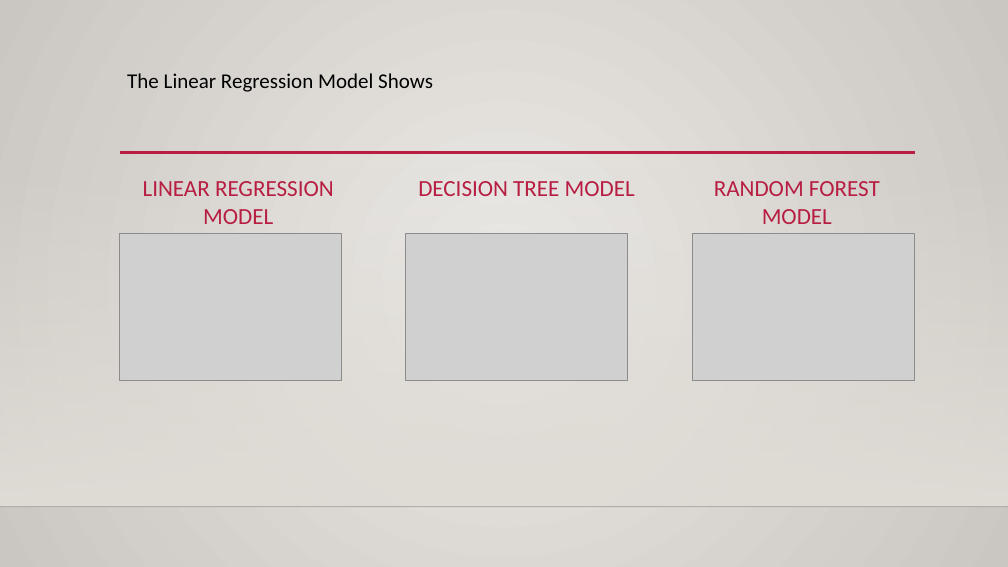
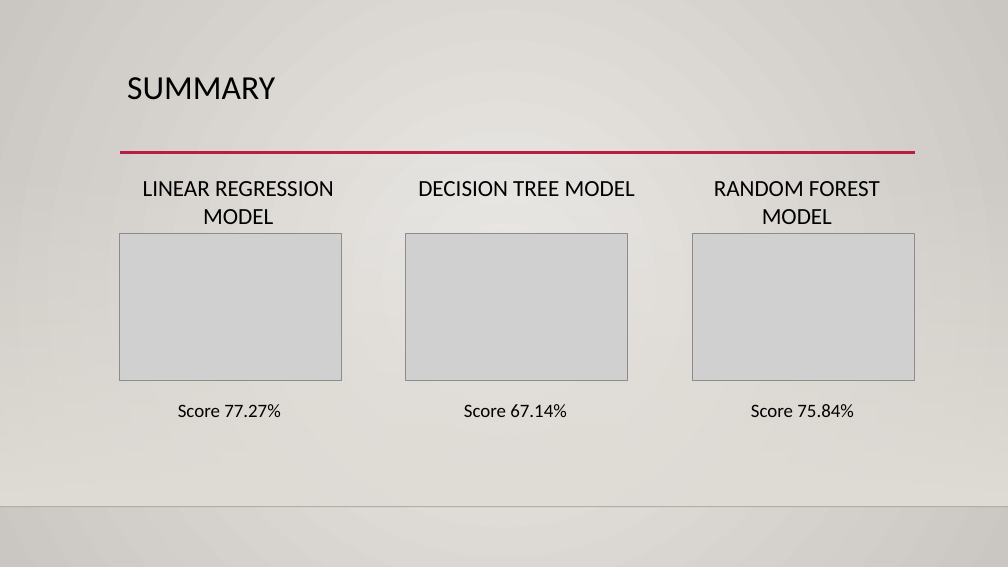
Before and after one commit to TroyFoote/Exploring_Perth_House_Prices, a slide deck: slide 9 of Exploring perth house prices.pptx (slide 3 before the commit). Drawn at 1008x567 pixels with LibreOffice and Linux fonts; fonts in the diff are those of the drawing; grey boxes stand for pictures; background and template pictures are left out. Boxes give left, top, right and bottom in pixels: in the first picture for what was removed or moved away, otherwise in the second. Text is boxed around its words. In the diff, an @@ line names an element or a change of style, - is before the commit and + after.

```diff
--- a/Exploring perth house prices.pptx
+++ b/Exploring perth house prices.pptx
@@ title at (127, 77, 275, 100): text changed; size 20 to 32 pt @@
-The Linear Regression Model Shows
+SUMMARY
@@ text colour #B71E42 to #000000 in 3 elements at (143, 181, 334, 224), (714, 181, 880, 224), (418, 181, 635, 196) @@
@@ text added at (178, 404, 281, 417), 18 pt, text #000000 @@
+Score 77.27%
@@ text added at (464, 404, 567, 417), 18 pt, text #000000 @@
+Score 67.14%
@@ text added at (751, 404, 854, 417), 18 pt, text #000000 @@
+Score 75.84%
```
Also in this commit, not shown: 10 slides added, 1 slide removed, 2 other files.
